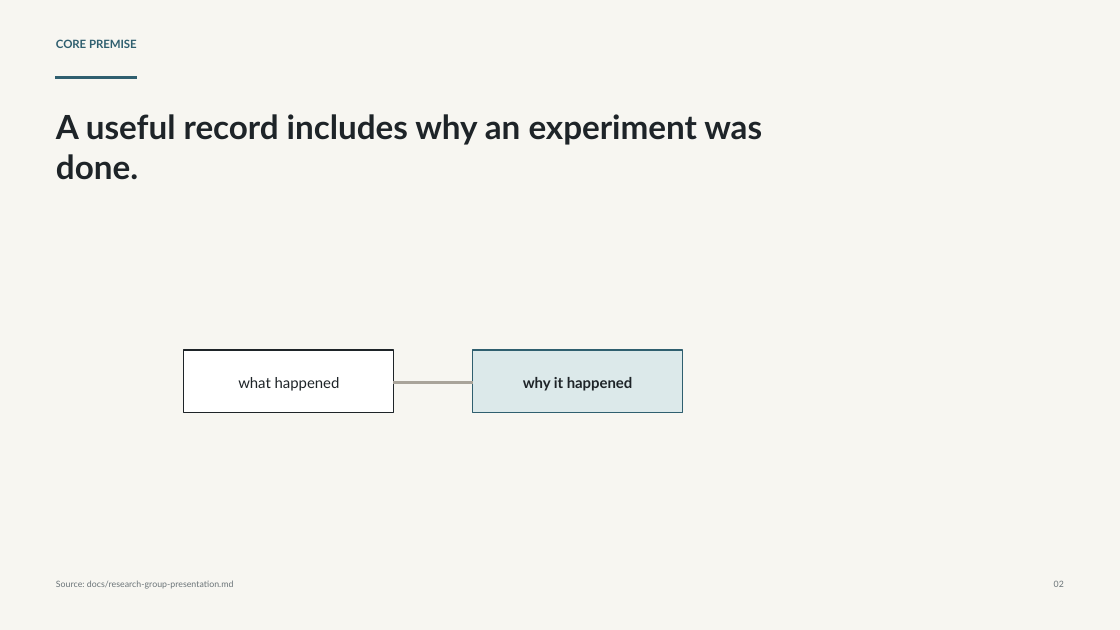
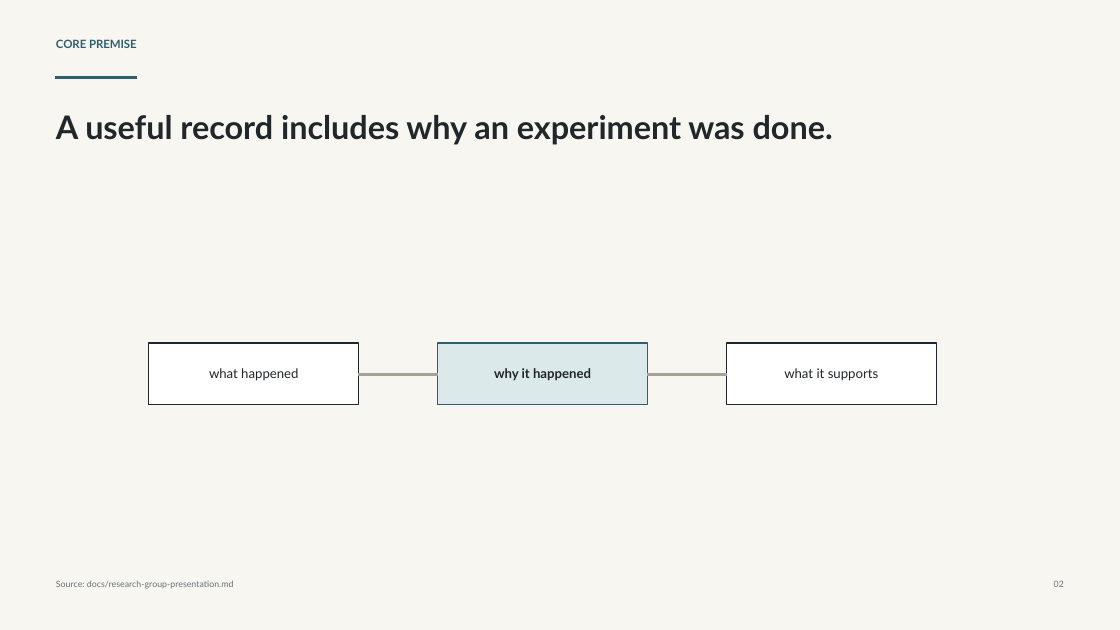
Before and after one commit to SamuelBrudner/lab-tracker, a slide deck: slide 2 of outputs/019e93bf-5861-7ba2-af6a-d3677b8793cd/presentations/lab-tracker-research-group/output/lab-tracker-research-group-presentation.pptx. Drawn at 1120x630 pixels with LibreOffice and Linux fonts; fonts in the diff are those of the drawing. Boxes give left, top, right and bottom in pixels: in the first picture for what was removed or moved away, otherwise in the second. Text is boxed around its words. In the diff, an @@ line names an element or a change of style, - is before the commit and + after.

```diff
--- a/outputs/019e93bf-5861-7ba2-af6a-d3677b8793cd/presentations/lab-tracker-research-group/output/lab-tracker-research-group-presentation.pptx
+++ b/outputs/019e93bf-5861-7ba2-af6a-d3677b8793cd/presentations/lab-tracker-research-group/output/lab-tracker-research-group-presentation.pptx
@@ text "A useful record includes why ..." at bbox=[56, 115, 833, 145]: size 28.5 to 27.8 pt, text colour #1E2428 to #20262A @@
@@ rectangle at bbox=[149, 343, 359, 404]: outline #1E2428 0.9 pt to #20262A 0.9 pt @@
@@ text "what happened": place and size @@
-text "what happened" at bbox=[238, 377, 340, 391]
+text "what happened" at bbox=[209, 368, 298, 381]
@@ text "what happened" at bbox=[209, 368, 298, 381]: size 12.8 to 11.2 pt, text colour #1E2428 to #20262A @@
@@ text "why it happened" at bbox=[494, 368, 591, 380]: size 12.8 to 11.2 pt, text colour #1E2428 to #20262A @@
@@ text "why it happened": place and size @@
-text "why it happened" at bbox=[523, 377, 632, 391]
+text "why it happened" at bbox=[494, 368, 591, 380]
@@ rectangle added at bbox=[727, 343, 937, 404], fill #FFFFFF, outline #20262A 0.9 pt @@
@@ 3 rectangles: place and size @@
-3 rectangles at bbox=[184, 350, 682, 413]
+3 rectangles at bbox=[149, 343, 648, 404]
@@ rectangle at bbox=[359, 374, 438, 376]: fill #A9A49A to #A8A198; outline #A9A49A 0 pt to #A8A198 0 pt @@
@@ rectangle added at bbox=[648, 374, 727, 376], fill #A8A198, outline #A8A198 0 pt @@
@@ text added at bbox=[784, 368, 878, 381], 11.2 pt, text #20262A @@
+what it supports
```
Also in this commit, not shown: 12 other slides changed, 8 slides added, 10 slides removed, 1 other file.
